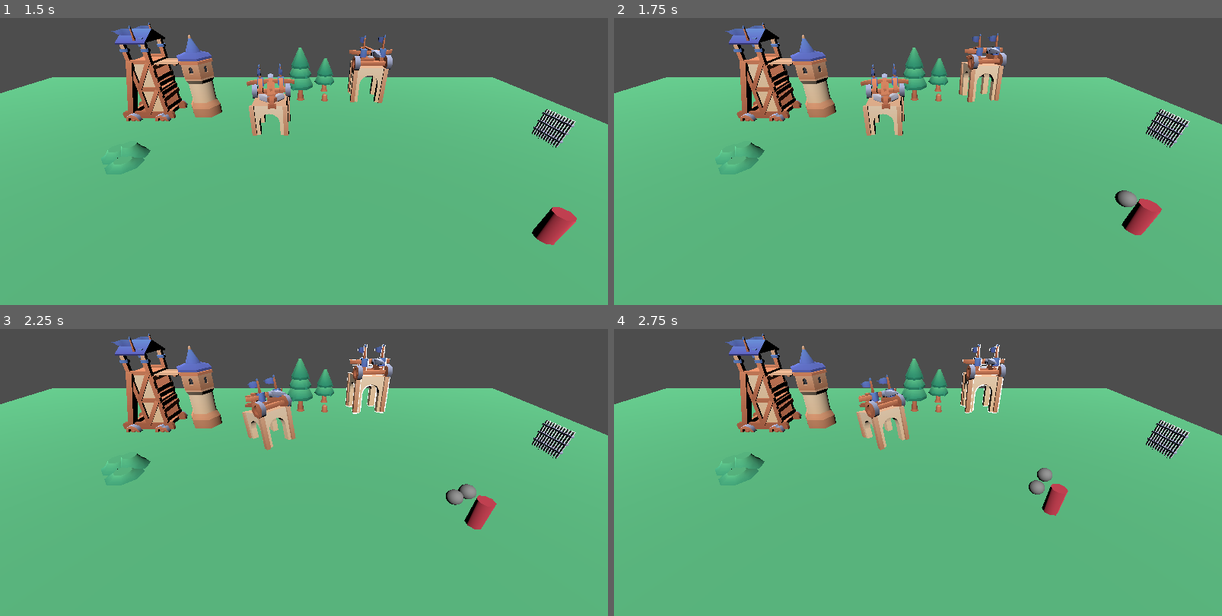
Above: before the commit, frames 1-4 (two rows, left to right).
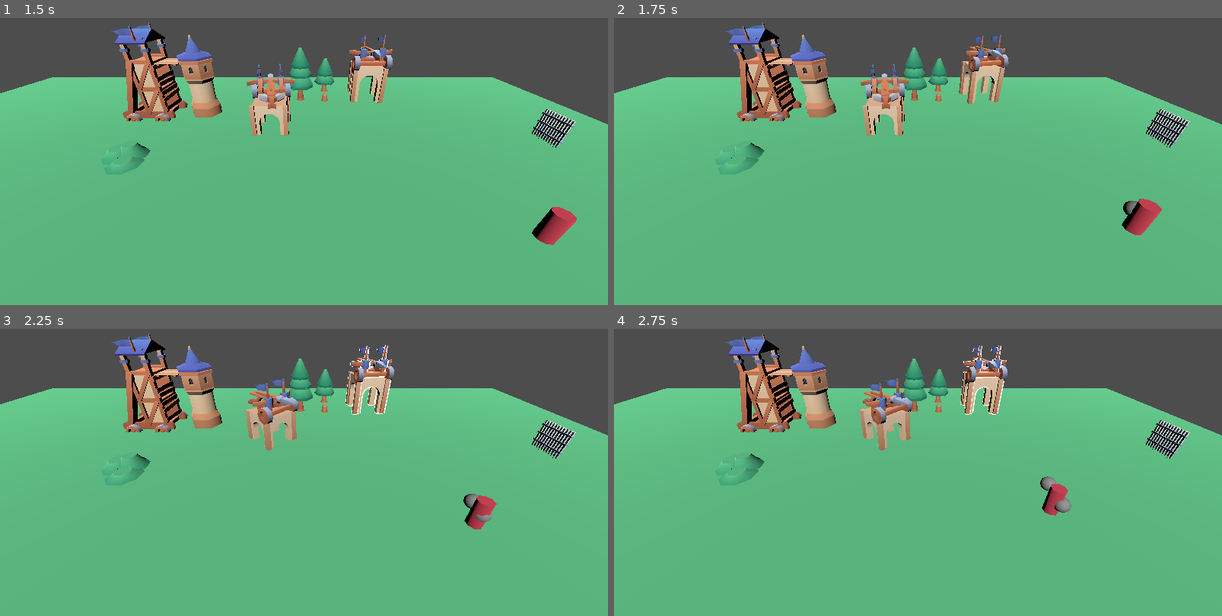
Above: after the commit, the same moments.

Repository: Kyn21kx/GMTK-2025
Game: Godot game, scene res://main.tscn
Two runs of this game, one before a commit and one after it. Both use one fixed random seed, a clock stepped at 60 frames per second and the inputs below.
Inputs (mouse positions are in pixels of both pictures, inside the frame that each line leads up to):
- Up to frame 1 (1.5 s): tap Enter at 0.5 s; move the mouse to (437, 118) at 0.52 s; move the mouse to (182, 152) at 1.27 s
- Up to frame 2 (1.75 s): no input
- Up to frame 3 (2.25 s): move the mouse to (364, 369) at 2.02 s
- Up to frame 4 (2.75 s): no input

Frame 1 is identical in both runs. In frame 2, 0.8% of the frame differs, in the area x 56-87%, y 5-69%; in frame 3, 2.1%, in the area x 39-81%, y 5-68%; in frame 4, 2.1%.

Commit message:
Look at locked to one axis

Diff:
--- a/scripts/turret.gd
+++ b/scripts/turret.gd
@@ -30,7 +30,16 @@
 		find_new_target()
 
 	if target:
-		look_at(target.global_position)
+		look_at_target(target.global_position)
+		target.rotation_degrees.x = 0
+		target.rotation_degrees.z = 0
+
+func look_at_target(p_target: Vector3):
+	self.look_at(p_target)
+	var rot : Vector3 = self.rotation
+	rot.x = 0
+	rot.z = 0
+	self.rotation = rot
 
 func find_new_target():
 	enemies_in_range = enemies_in_range.filter(func(e): return is_instance_valid(e))
